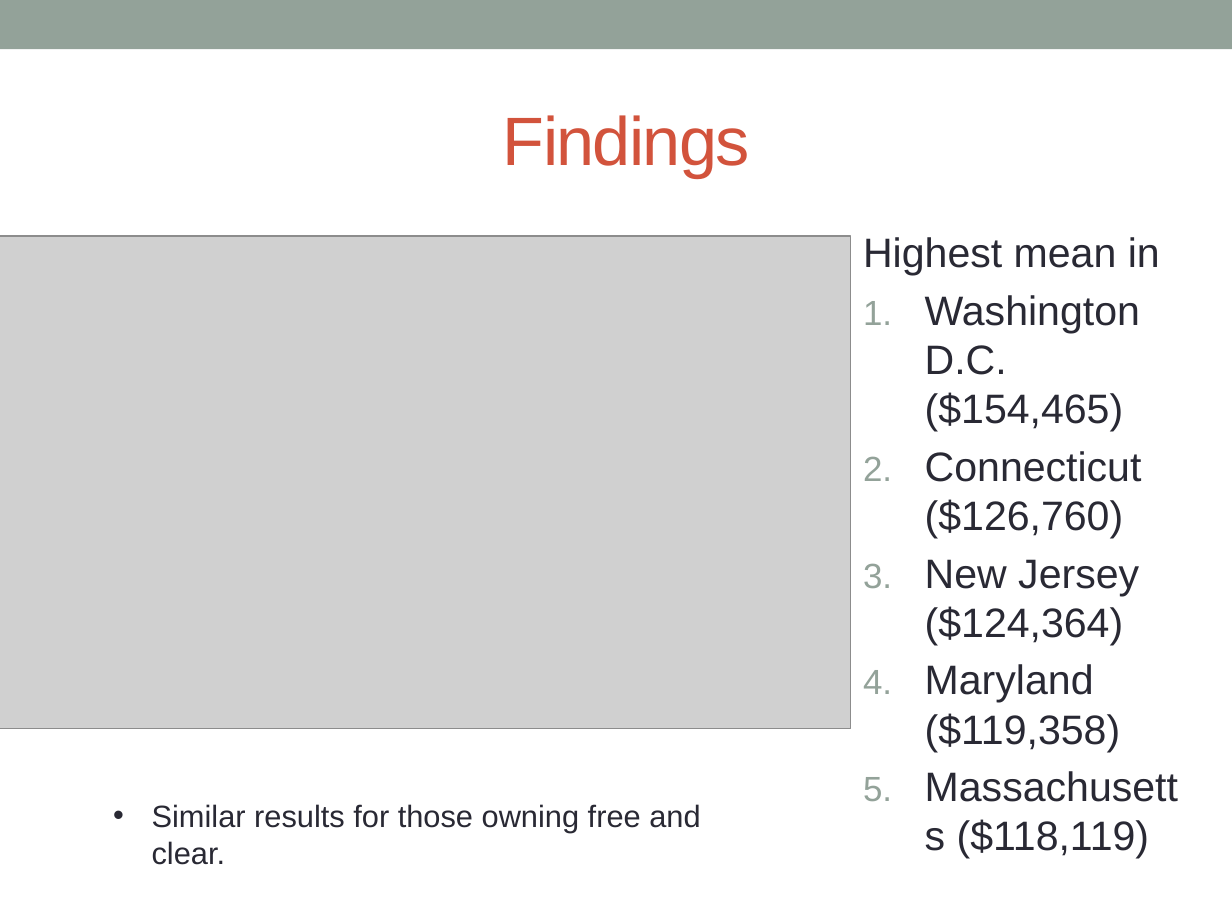
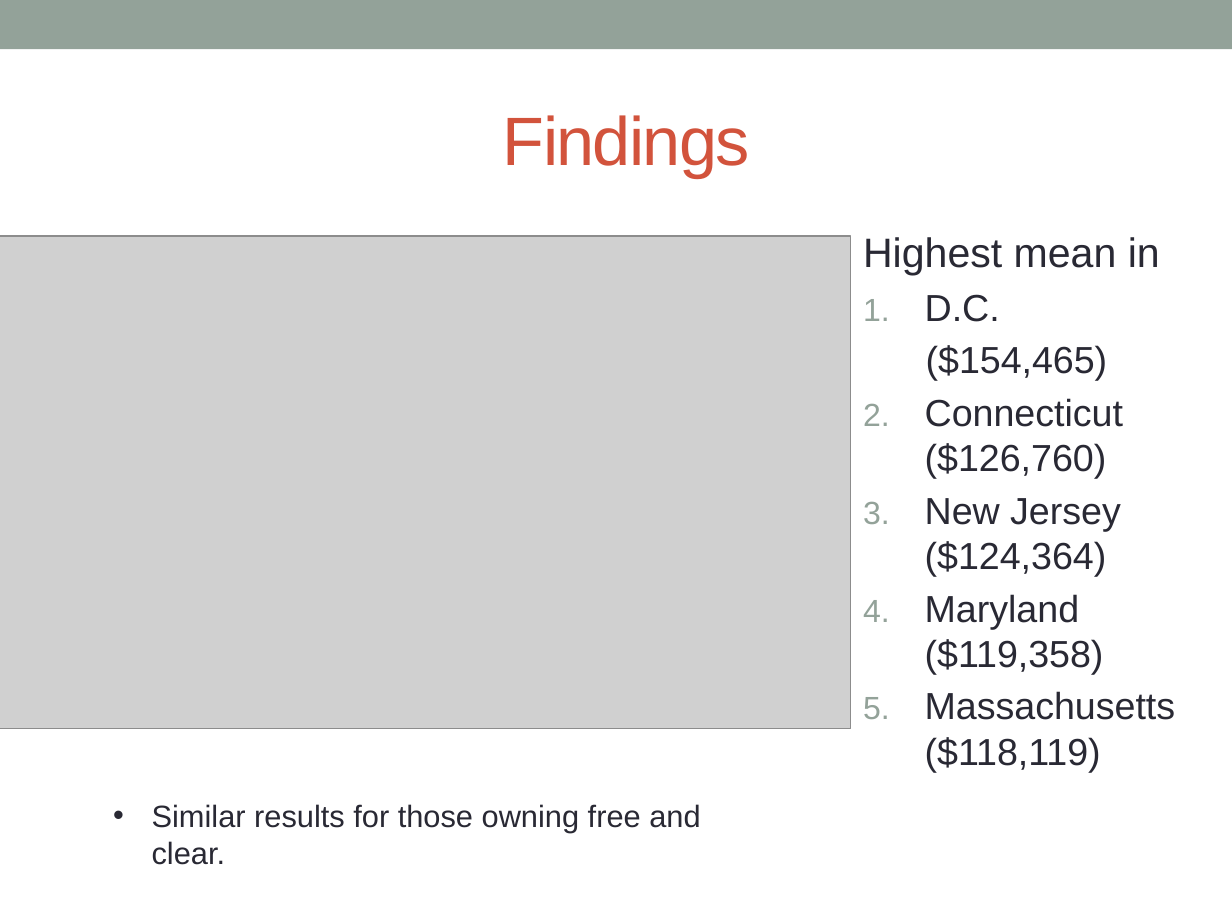
Before and after one commit to andy-olstad/599-POGS, a slide deck: slide 5 of Project 1 Powerpoint Jasmine Edit.pptx. Drawn at 1232x924 pixels with LibreOffice and Linux fonts; fonts in the diff are those of the drawing; grey boxes stand for pictures. Boxes give left, top, right and bottom in pixels: in the first picture for what was removed or moved away, otherwise in the second. Text is boxed around its words. In the diff, an @@ line names an element or a change of style, - is before the commit and + after.

```diff
--- a/Project 1 Powerpoint Jasmine Edit.pptx
+++ b/Project 1 Powerpoint Jasmine Edit.pptx
@@ text at [925, 294, 1108, 381]: text changed; size 24 to 22 pt @@
-1. Washington D.C. ($154,465)
+1. D.C.
+($154,465)
@@ text at [925, 398, 1176, 772]: size 24 to 22 pt in "Connecticut ($126,760)", "New Jersey ($124,364)", "Maryland ($119,358)", "Massachusetts ($118,119)" @@
```
Also in this commit, not shown: 7 other slides changed, 1 slide removed.
